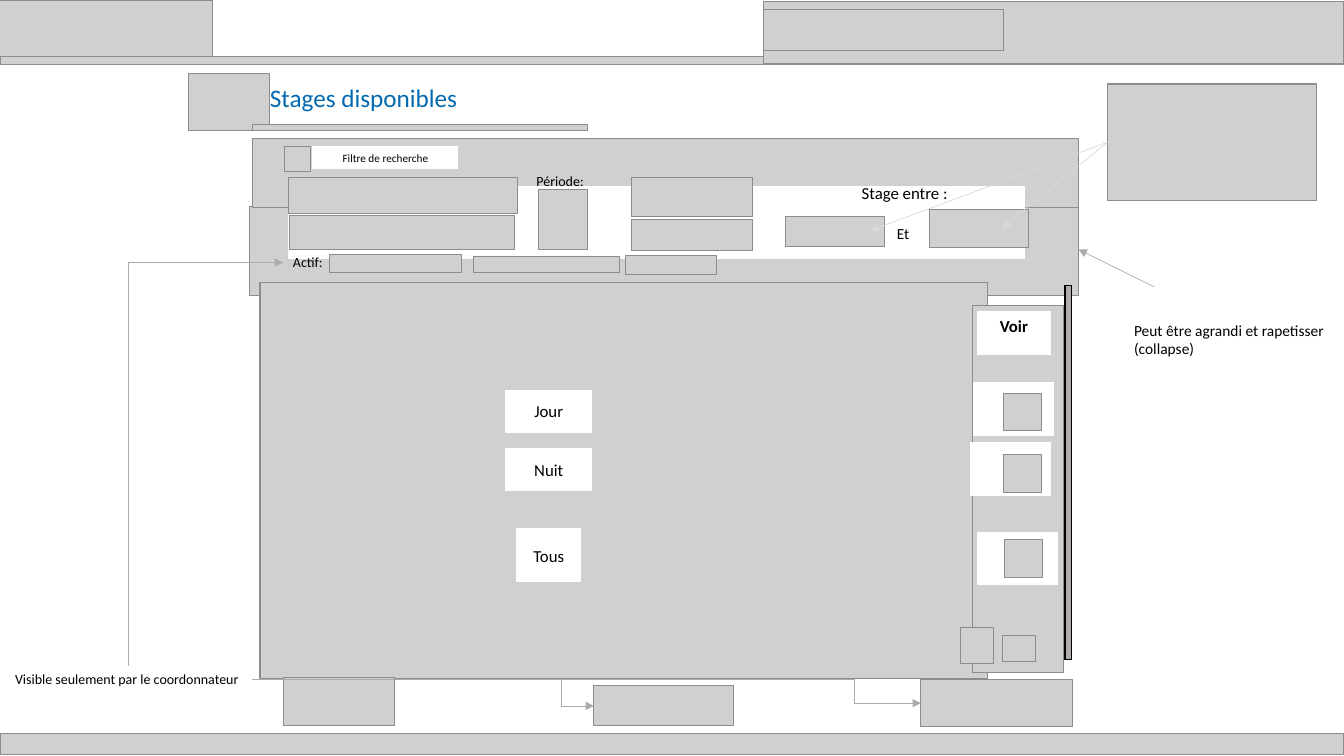
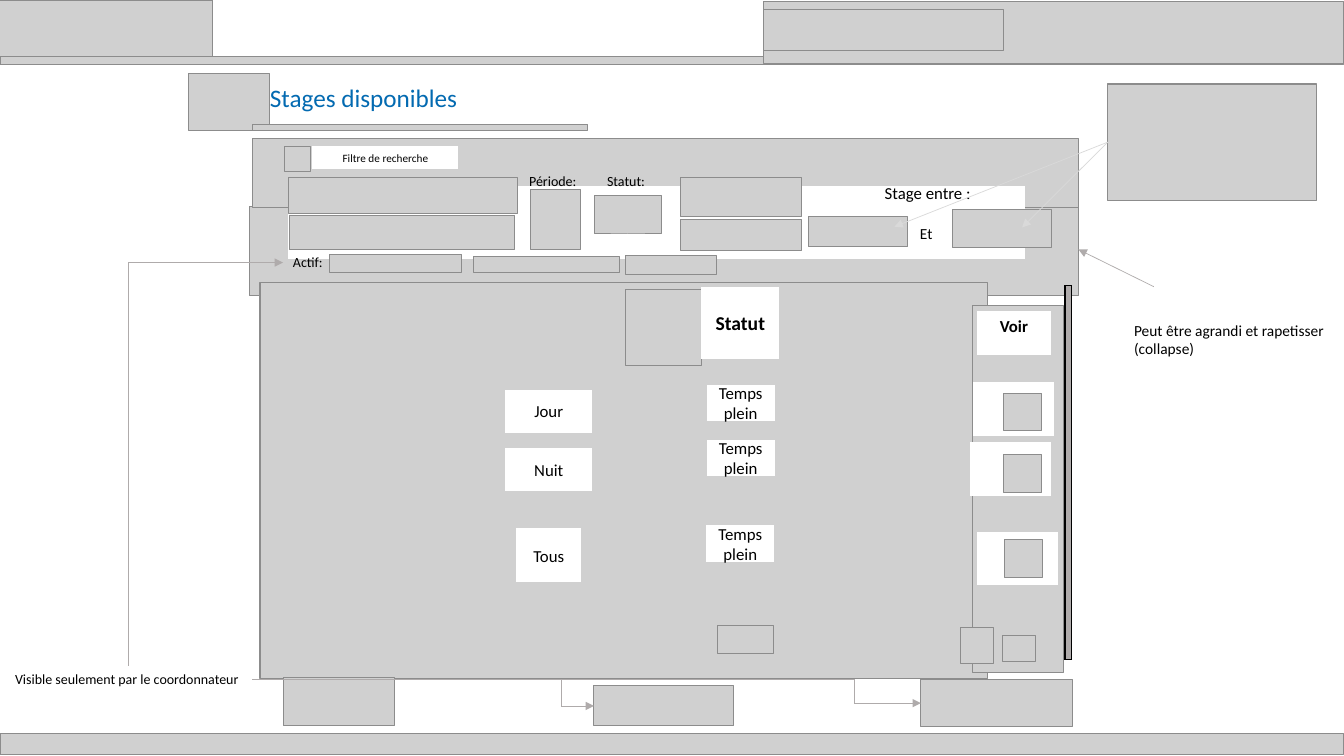
Before and after one commit to zacouse/GestionStages, a slide deck: slide 5 of Documentation/SchémaModificationMilieudeStage.pptx (slide 8 before the commit). Drawn at 1344x756 pixels with LibreOffice and Linux fonts; fonts in the diff are those of the drawing; grey boxes stand for pictures. Boxes give left, top, right and bottom in pixels: in the first picture for what was removed or moved away, otherwise in the second. Text is boxed around its words. In the diff, an @@ line names an element or a change of style, - is before the commit and + after.

```diff
--- a/Documentation/SchémaModificationMilieudeStage.pptx
+++ b/Documentation/SchémaModificationMilieudeStage.pptx
@@ arrow moved from (1108, 142) - (871, 231) to (1108, 142) - (894, 227) @@
@@ arrow moved from (1108, 142) - (1002, 228) to (1108, 142) - (1022, 228) @@
@@ text "Période:": place and size @@
-text "Période:" at (536,176,583,190)
+text "Période:" at (529,176,576,190)
@@ text added at (607,177,645,191), 10 pt, text #000000 @@
+Statut:
@@ picture: place and size @@
-picture at (632,177,753,217)
+picture at (681,177,802,217)
@@ 2 pictures, 2 texts: place and size @@
-2 pictures, 2 texts at (785,185,1028,248)
+2 pictures, 2 texts at (809,185,1052,248)
@@ picture: place and size @@
-picture at (538,190,588,249)
+picture at (531,190,581,249)
@@ picture added at (595,196,661,234) @@
@@ picture: place and size @@
-picture at (632,220,753,251)
+picture at (681,220,802,251)
@@ picture added at (625,289,702,366) @@
@@ rectangle added at (702,288,778,359), fill #FFFFFF, outline #FFFFFF 1 pt, 14 pt, text #000000, bold @@
+Statut
@@ rectangle added at (708,385,774,420), fill #FFFFFF, outline #FFFFFF 1 pt, 12 pt, text #000000 @@
+Temps plein
@@ rectangle added at (708,441,774,476), fill #FFFFFF, outline #FFFFFF 1 pt, 12 pt, text #000000 @@
+Temps plein
@@ rectangle added at (708,526,774,562), fill #FFFFFF, outline #FFFFFF 1 pt, 12 pt, text #000000 @@
+Temps plein
@@ picture added at (718,625,773,653) @@
```
Also in this commit, not shown: 1 other slide changed, 3 slides added.
